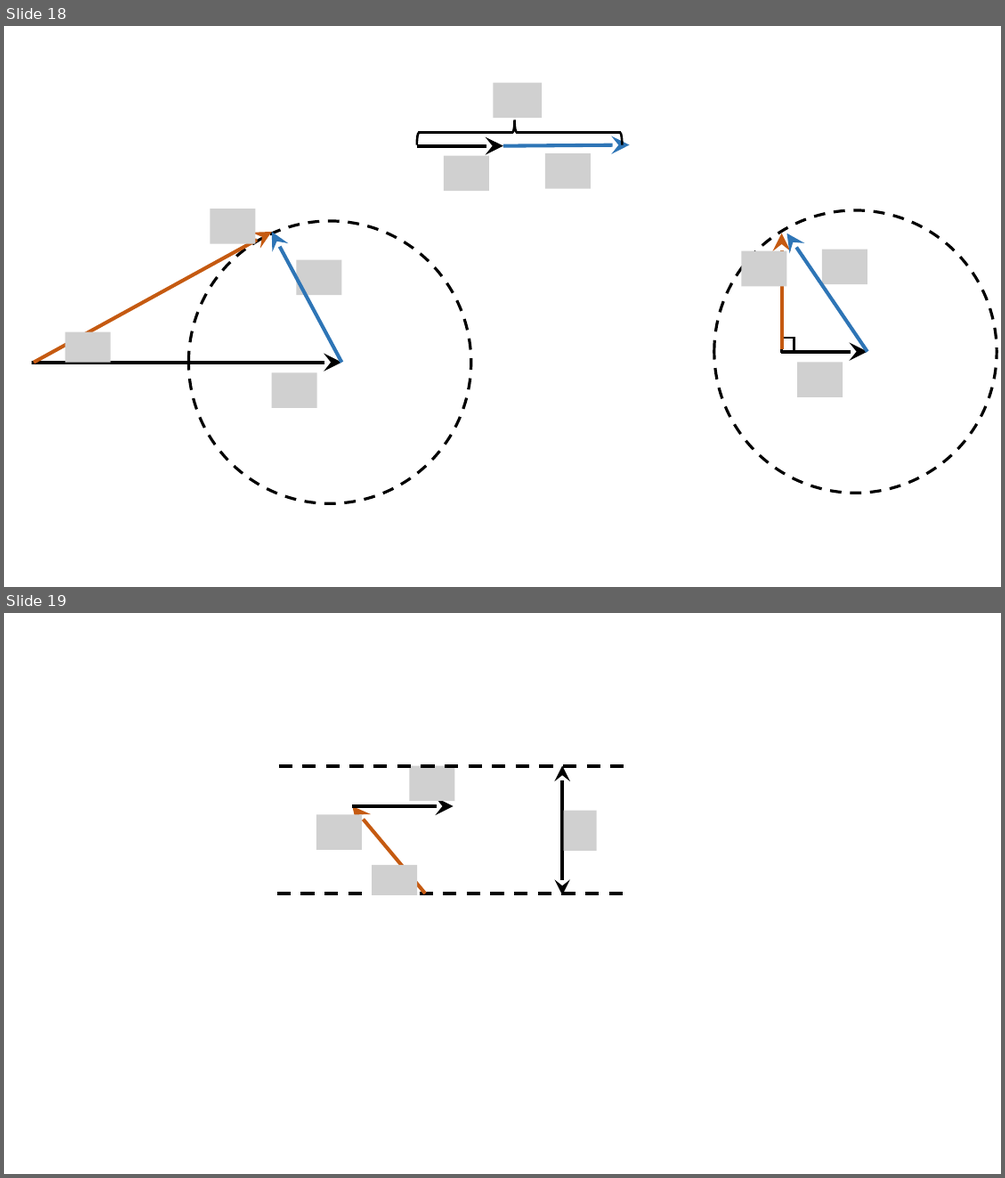
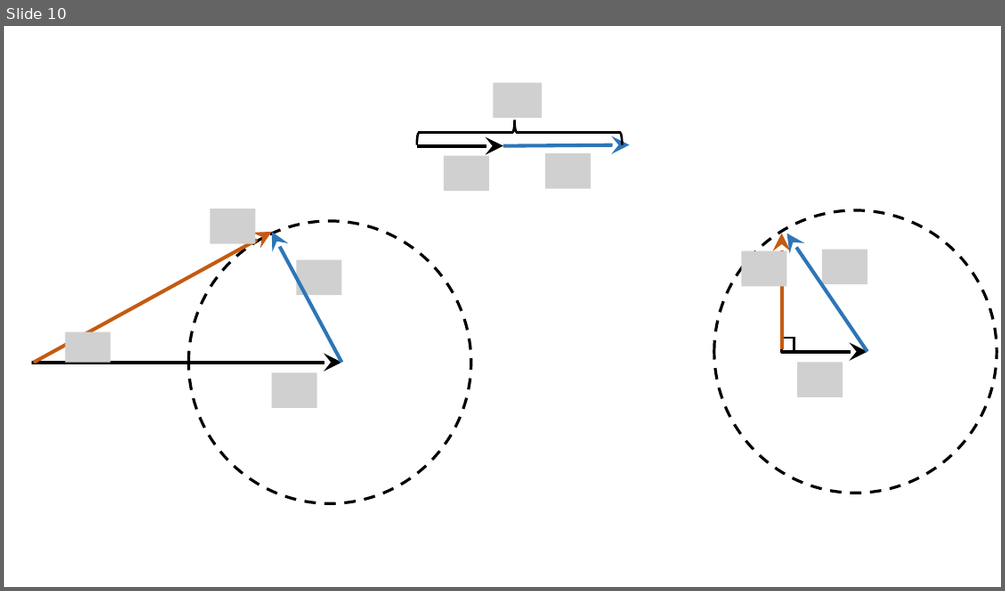
Before and after one commit to savchenko-physics/savchenko-physics.github.io, a slide deck: volunteer/Drawings.pptx. Shown one above the other, each under a label of ours: slides 18 and 19 before the commit, slide 10 after it. The pictures are 1005x1178 and 1005x591 pixels, drawn with LibreOffice and Linux fonts; fonts in the diff are those of the drawing; grey boxes stand for pictures. Boxes give left, top, right and bottom in pixels: in the first picture for what was removed or moved away, otherwise in the second. Text is boxed around its words. In the diff, an @@ line names an element or a change of style, - is before the commit and + after.

```diff
--- a/volunteer/Drawings.pptx
+++ b/volunteer/Drawings.pptx
@@ slide 19 removed at <box>4,613,1001,1174</box>, background #FFFFFF @@
@@ line removed from (278, 765) to (631, 765) @@
@@ picture removed at <box>409,765,455,801</box> @@
@@ double arrow removed from (563, 765) to (563, 895) @@
@@ picture removed at <box>316,815,362,850</box> @@
@@ arrow removed from (425, 893) to (353, 806) @@
@@ arrow removed from (353, 806) to (453, 806) @@
@@ picture removed at <box>563,811,596,851</box> @@
@@ picture removed at <box>372,865,418,895</box> @@
@@ arc (boxed as its full ellipse) removed at <box>403,873,430,900</box> @@
@@ line removed from (277, 893) to (629, 893) @@
@@ what was slide 18 is now slide 10 @@
```
Also in this commit, not shown: 6 slides added, 13 other slides removed, 27 other files.
